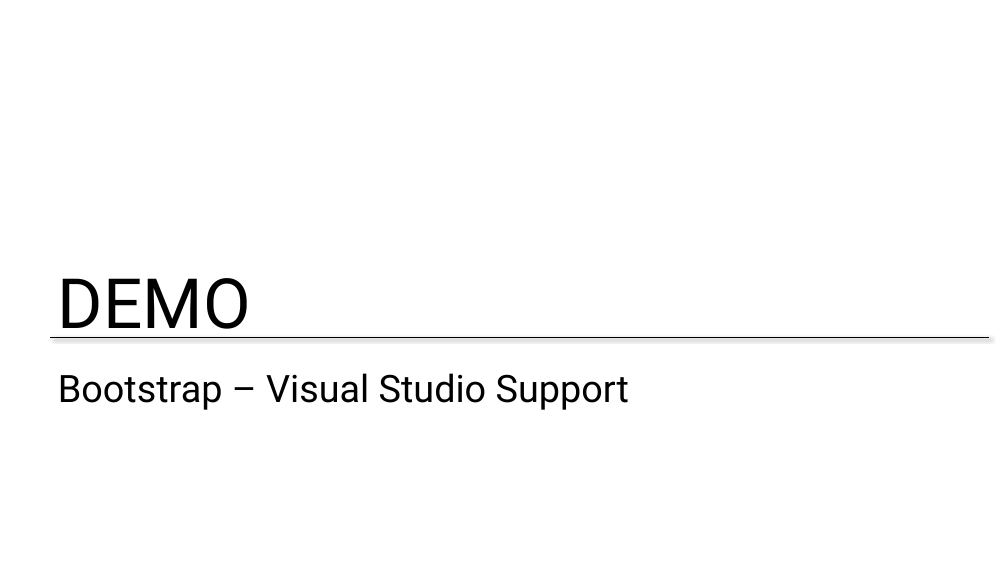
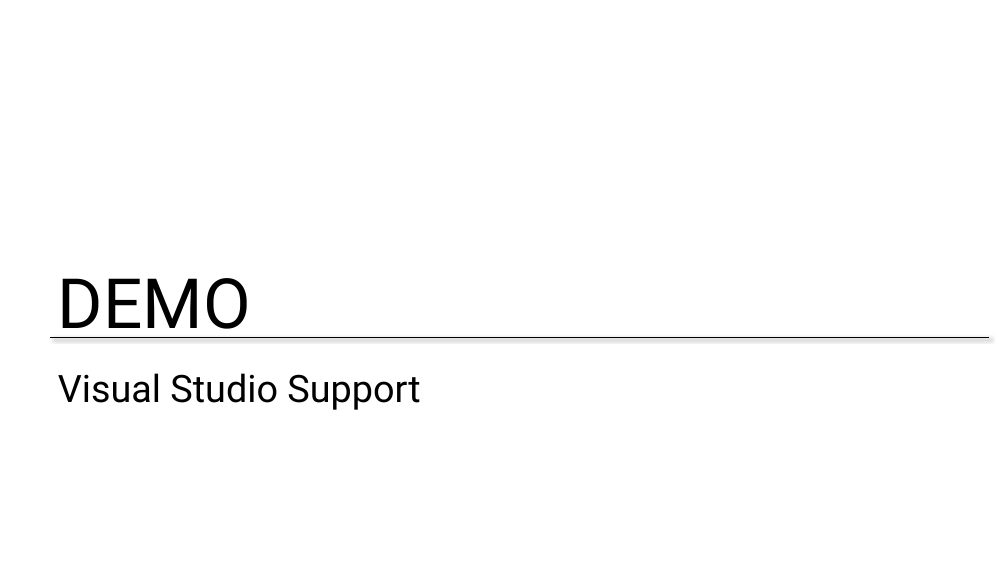
Before and after one commit to zmy/Bootstrap-edX, a slide deck: slide 24 of Slides/Week 1 - Part 1 - Introduction to Bootstrap.pptx (slide 23 before the commit). Drawn at 1008x567 pixels with LibreOffice and Linux fonts; fonts in the diff are those of the drawing; background and template pictures are left out. Boxes give left, top, right and bottom in pixels: in the first picture for what was removed or moved away, otherwise in the second. Text is boxed around its words. In the diff, an @@ line names an element or a change of style, - is before the commit and + after.

```diff
--- a/Slides/Week 1 - Part 1 - Introduction to Bootstrap.pptx
+++ b/Slides/Week 1 - Part 1 - Introduction to Bootstrap.pptx
@@ title at (x1=58, y1=373, x2=420, y2=410): text changed @@
-Bootstrap – Visual Studio Support
+Visual Studio Support
```
Also in this commit, not shown: 3 other slides changed, 1 slide added, 11 other files.
